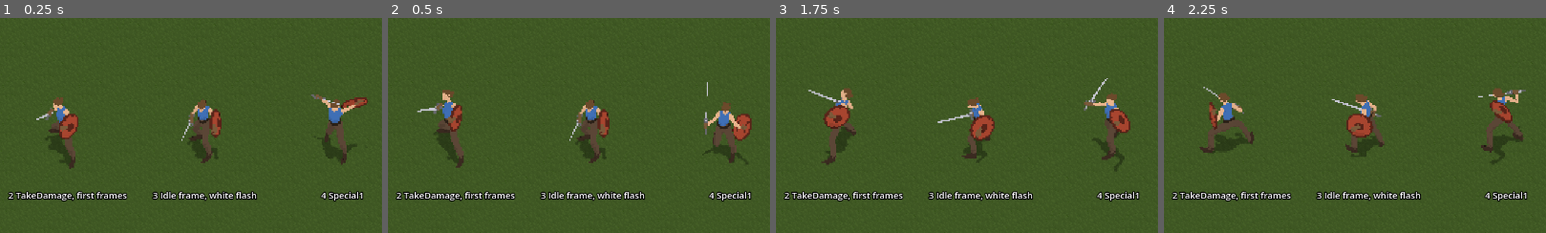
Above: before the commit, frames 1-4 (left to right).
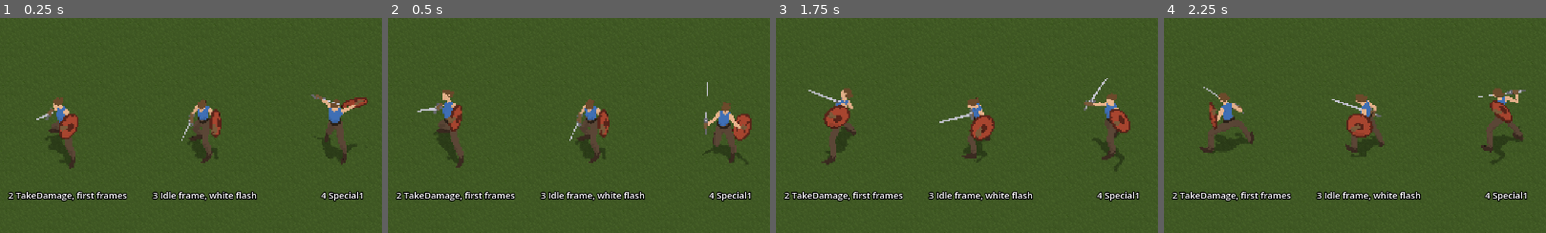
Above: after the commit, the same moments.

Repository: michael-leblanc/renown
Game: Godot game, scene res://block/block.tscn
Two runs of this game, one before a commit and one after it. Both use one fixed random seed, a clock stepped at 60 frames per second and the inputs below. The project has no main scene, so this scene is started directly.
Inputs (mouse positions are % of the whole screen's width and height, from its top left):
- Up to frame 1 (0.25 s): no input
- Up to frame 2 (0.5 s): no input
- Up to frame 3 (1.75 s): tap Enter at 0.5 s; move the mouse to (72, 45) at 0.52 s; hold Right 0.53-1.28 s; tap M at 0.6 s; click (72, 45) at 0.67 s; tap Space at 0.77, 1.52 s; move the mouse to (30, 55) at 1.27 s; hold Down from 1.28 s (still down); tap 1 at 1.35 s
- Up to frame 4 (2.25 s): tap Space at 2 s; move the mouse to (60, 28) at 2.02 s; release Down at 2.03 s; hold Right from 2.03 s (still down); tap 2 at 2.1 s
The pictures show only the part of the screen within x 23-73%, y 24-74%; the shares and areas given below are measured in that part.

Frame 1 is identical in both runs. In frame 2, 0.1% of the frame differs, in the area x 47-58%, y 37-64%; in frame 3, less than 0.1%; in frame 4, nothing differs.

Commit message:
PRO-004: Review fixes: reusable block_player helper, check.gd watchdog
Co-Authored-By: Claude Sonnet 5.5 <noreply@anthropic.com>

Diff:
--- /dev/null
+++ b/prototype/block/block_player.gd
@@ -0,0 +1,164 @@
+extends Node
+## Plays one block candidate on any stacked character (character/character.gd):
+## the animation or the frozen frame with a white flash, and its sound. One helper
+## for the block scene and for the fight (PRO-006: call it on a miss). Throwaway
+## test game (D201).
+##
+##   const BlockPlayer := preload("res://block/block_player.gd")
+##   BlockPlayer.play_candidate(character, 2)     # index 0 to 4 = candidates 1 to 5
+##
+## It makes a child node on the character the first time. Afterwards the character
+## is never left frozen or flashing: an animation candidate plays once and holds its
+## last frame (character.gd's play() does not clear `frozen`, so it is cleared here
+## first); the flash candidate holds one Idle frame for flash_hold_seconds with the
+## flash on for flash_seconds, then unfreezes. All numbers are in block_data.json.
+
+const DATA_PATH := "res://block/block_data.json"
+const NODE_NAME := "BlockPlayer"
+const FLASH_SHADER := """
+shader_type canvas_item;
+uniform float flash : hint_range(0.0, 1.0) = 0.0;
+uniform vec4 flash_colour : source_color = vec4(1.0);
+void fragment() {
+	// COLOR is the texture times the part's tint here; keep its alpha.
+	COLOR.rgb = mix(COLOR.rgb, flash_colour.rgb, flash);
+}
+"""
+
+## Emitted each time a candidate starts (its sound plays with it).
+signal started(index: int)
+
+var data: Dictionary
+var character: Node2D
+var material: ShaderMaterial     # on every part of the character except its shadow
+var player := AudioStreamPlayer.new()
+var index := -1                  # the candidate playing or last played
+var sounds := 0                  # how many times a sound was started
+var flash_on := false
+var holding := false             # true while a flash candidate holds its frozen frame
+
+var _t := 0.0
+var _streams := {}               # candidate index -> AudioStreamWAV
+
+
+## The helper of this character: made on the first call. `block_data` is used only
+## then (leave it empty to read block_data.json).
+static func for_character(c: Node2D, block_data: Dictionary = {}) -> Node:
+	var found := c.get_node_or_null(NODE_NAME)
+	if found != null:
+		return found
+	var h: Node = new()
+	h.name = NODE_NAME
+	h.data = block_data if not block_data.is_empty() else load_data()
+	c.add_child(h)
+	h.attach(c)
+	return h
+
+
+## Play candidate `index` (0 to 4) on `c` now. Returns the helper.
+static func play_candidate(c: Node2D, candidate_index: int, block_data: Dictionary = {}) -> Node:
+	var h := for_character(c, block_data)
+	h.play(candidate_index)
+	return h
+
+
+static func load_data() -> Dictionary:
+	var parsed = JSON.parse_string(FileAccess.get_file_as_string(DATA_PATH))
+	assert(parsed is Dictionary, DATA_PATH + " did not parse")
+	return parsed
+
+
+func attach(c: Node2D) -> void:
+	character = c
+	var shader := Shader.new()
+	shader.code = FLASH_SHADER
+	material = ShaderMaterial.new()
+	material.shader = shader
+	material.set_shader_parameter("flash_colour", Color.html(data["flash_colour"]))
+	material.set_shader_parameter("flash", 0.0)
+	for part in c._sprites:
+		if part != "Shadow":
+			c._sprites[part].material = material
+	add_child(player)
+
+
+func play(candidate_index: int) -> void:
+	var spec: Dictionary = data["candidates"][candidate_index]
+	index = candidate_index
+	_t = 0.0
+	character.frozen = false          # play() does not clear it
+	_set_flash(false)
+	holding = false
+	if spec["mode"] == "flash":
+		character.play(spec["anim"])
+		character.frozen = true
+		character.set_frame(int(spec["frame"]))
+		holding = true
+		_set_flash(true)
+	else:
+		character.play(spec["anim"], false, int(spec["from"]), int(spec["to"]))
+	player.stream = _sound(candidate_index, spec)
+	player.play()
+	sounds += 1
+	started.emit(candidate_index)
+
+
+## Seconds one play of this candidate lasts (the animation, or the flash hold).
+func length_of(candidate_index: int) -> float:
+	var spec: Dictionary = data["candidates"][candidate_index]
+	if spec["mode"] == "flash":
+		return float(data["flash_hold_seconds"])
+	var frames := int(spec["to"]) - int(spec["from"]) + 1
+	return frames / character.fps_of(spec["anim"])
+
+
+func _process(delta: float) -> void:
+	_t += delta
+	if flash_on and _t >= float(data["flash_seconds"]):
+		_set_flash(false)
+	if holding and _t >= float(data["flash_hold_seconds"]):
+		holding = false
+		character.frozen = false
+
+
+func _set_flash(on: bool) -> void:
+	flash_on = on
+	material.set_shader_parameter("flash", 1.0 if on else 0.0)
+
+
+func _sound(i: int, spec: Dictionary) -> AudioStreamWAV:
+	if not _streams.has(i):
+		_streams[i] = make_sound(spec["sound"], int(data["sound"]["mix_rate"]), i)
+	return _streams[i]
+
+
+## A short sound made in code (no file is bought or shipped, D163): thud, clank or whoosh.
+## The seed is the candidate index, so the same candidate always sounds the same.
+static func make_sound(spec: Dictionary, mix_rate: int, seed_value: int) -> AudioStreamWAV:
+	var n := int(float(spec["seconds"]) * mix_rate)
+	var rng := RandomNumberGenerator.new()
+	rng.seed = seed_value + 1
+	var hz: float = spec["hz"]
+	var vol: float = spec["volume"]
+	var bytes := PackedByteArray()
+	bytes.resize(n * 2)
+	var lowpass := 0.0
+	for k in n:
+		var t := float(k) / mix_rate
+		var u := float(k) / maxf(1.0, n - 1.0)    # 0 to 1 over the sound
+		var v := 0.0
+		match spec["kind"]:
+			"thud":   # a sine that falls in pitch and dies away
+				v = sin(TAU * hz * (1.0 - 0.5 * u) * t) * exp(-5.0 * u)
+			"clank":  # metal: a few unrelated tones that die away
+				v = (sin(TAU * hz * t) + 0.6 * sin(TAU * hz * 2.76 * t) + 0.4 * sin(TAU * hz * 5.4 * t)) / 2.0 * exp(-7.0 * u)
+			"whoosh": # noise through a one-pole low-pass, swelling then fading
+				lowpass += (rng.randf_range(-1.0, 1.0) - lowpass) * clampf(hz / mix_rate * 6.0, 0.01, 1.0)
+				v = lowpass * 3.0 * sin(PI * u)
+		bytes.encode_s16(k * 2, int(clampf(v * vol, -1.0, 1.0) * 32767.0))
+	var wav := AudioStreamWAV.new()
+	wav.format = AudioStreamWAV.FORMAT_16_BITS
+	wav.mix_rate = mix_rate
+	wav.stereo = false
+	wav.data = bytes
+	return wav
--- a/prototype/block/block_scene.gd
+++ b/prototype/block/block_scene.gd
@@ -14,16 +14,7 @@
 const DATA_PATH := "res://block/block_data.json"
 const CHAR_DATA_PATH := "res://character/character_data.json"
 const CharacterScript := preload("res://character/character.gd")
-const FLASH_SHADER := """
-shader_type canvas_item;
-uniform float flash : hint_range(0.0, 1.0) = 0.0;
-uniform vec4 flash_colour : source_color = vec4(1.0);
-void fragment() {
-	// COLOR is the texture times the part's tint here; keep its alpha.
-	COLOR.rgb = mix(COLOR.rgb, flash_colour.rgb, flash);
-}
-"""
-
+const BlockPlayer := preload("res://block/block_player.gd")
 ## Emitted each time a candidate starts its loop and its sound plays.
 signal candidate_started(index: int)
 
@@ -37,7 +28,6 @@
 
 var _world := Node2D.new()
 var _hud := Label.new()
-var _flash_material := ShaderMaterial.new()   # template; each character gets its own copy
 
 
 func _ready() -> void:
@@ -52,10 +42,6 @@
 	_world.y_sort_enabled = true
 	add_child(_world)
 	_build_ground()
-	var shader := Shader.new()
-	shader.code = FLASH_SHADER
-	_flash_material.shader = shader
-	_flash_material.set_shader_parameter("flash_colour", Color.html(data["flash_colour"]))
 	if grid_mode:
 		_build_grid()
 	else:
@@ -112,11 +98,6 @@
 	_world.add_child(c)
 	c.setup("human", char_data)
 	c.set_direction(dir)
-	# One material for all the parts of this character, so it flashes as one.
-	var mat := _flash_material.duplicate() as ShaderMaterial
-	for part in c._sprites:
-		if part != "Shadow":
-			c._sprites[part].material = mat
 	var label: Label = null
 	if with_label:
 		label = Label.new()
@@ -128,13 +109,9 @@
 		label.custom_minimum_size = Vector2(data["label_width"], 0)
 		label.position = label_pos if not grid_mode else Vector2(pos.x - 60.0, pos.y + 8.0)
 		add_child(label)
-	var player := AudioStreamPlayer.new()
-	player.stream = make_sound(spec["sound"], int(data["sound"]["mix_rate"]), i)
-	add_child(player)
 	var state := {
-		"char": c, "label": label, "player": player, "spec": spec, "index": i,
-		"t": 0.0, "length": 0.0, "cycles": 0, "sounds": 0,
-		"flash_on": false, "material": mat,
+		"char": c, "label": label, "spec": spec, "index": i,
+		"t": 0.0, "length": 0.0, "cycles": 0, "helper": BlockPlayer.for_character(c, data),
 	}
 	state["length"] = _cycle_length(state)
 	cands.append(state)
@@ -142,44 +119,19 @@
 
 
 func _cycle_length(state: Dictionary) -> float:
-	var spec: Dictionary = state["spec"]
-	if spec["mode"] == "flash":
-		return float(data["flash_hold_seconds"]) + float(data["gap_seconds"])
-	var c: Node2D = state["char"]
-	var frames := int(spec["to"]) - int(spec["from"]) + 1
-	return frames / c.fps_of(spec["anim"]) + float(data["gap_seconds"])
+	return state["helper"].length_of(state["index"]) + float(data["gap_seconds"])
 
 
 func _start_cycle(state: Dictionary) -> void:
-	var spec: Dictionary = state["spec"]
-	var c: Node2D = state["char"]
 	state["t"] = 0.0
 	state["cycles"] += 1
-	if spec["mode"] == "flash":
-		c.play(spec["anim"])
-		c.frozen = true
-		c.set_frame(int(spec["frame"]))
-		_set_flash(state, true)
-	else:
-		c.frozen = false
-		c.play(spec["anim"], false, int(spec["from"]), int(spec["to"]))
-	var p: AudioStreamPlayer = state["player"]
-	p.play()
-	state["sounds"] += 1
+	BlockPlayer.play_candidate(state["char"], state["index"], data)   # what PRO-006 calls on a miss
 	candidate_started.emit(state["index"])
-
-
-func _set_flash(state: Dictionary, on: bool) -> void:
-	state["flash_on"] = on
-	var m: ShaderMaterial = state["material"]
-	m.set_shader_parameter("flash", 1.0 if on else 0.0)
 
 
 func _process(delta: float) -> void:
 	for state in cands:
 		state["t"] += delta
-		if state["spec"]["mode"] == "flash" and state["flash_on"] and state["t"] >= float(data["flash_seconds"]):
-			_set_flash(state, false)
 		if state["t"] >= state["length"]:
 			_start_cycle(state)
 	_update_hud()
@@ -219,38 +171,6 @@
 	_hud.text = t
 
 
-## A short sound made in code (no file is bought or shipped, D163): thud, clank or whoosh.
-## The seed is the candidate index, so the same candidate always sounds the same.
-static func make_sound(spec: Dictionary, mix_rate: int, seed_value: int) -> AudioStreamWAV:
-	var n := int(float(spec["seconds"]) * mix_rate)
-	var rng := RandomNumberGenerator.new()
-	rng.seed = seed_value + 1
-	var hz: float = spec["hz"]
-	var vol: float = spec["volume"]
-	var bytes := PackedByteArray()
-	bytes.resize(n * 2)
-	var lowpass := 0.0
-	for k in n:
-		var t := float(k) / mix_rate
-		var u := float(k) / maxf(1.0, n - 1.0)    # 0 to 1 over the sound
-		var v := 0.0
-		match spec["kind"]:
-			"thud":   # a sine that falls in pitch and dies away
-				v = sin(TAU * hz * (1.0 - 0.5 * u) * t) * exp(-5.0 * u)
-			"clank":  # metal: a few unrelated tones that die away
-				v = (sin(TAU * hz * t) + 0.6 * sin(TAU * hz * 2.76 * t) + 0.4 * sin(TAU * hz * 5.4 * t)) / 2.0 * exp(-7.0 * u)
-			"whoosh": # noise through a one-pole low-pass, swelling then fading
-				lowpass += (rng.randf_range(-1.0, 1.0) - lowpass) * clampf(hz / mix_rate * 6.0, 0.01, 1.0)
-				v = lowpass * 3.0 * sin(PI * u)
-		bytes.encode_s16(k * 2, int(clampf(v * vol, -1.0, 1.0) * 32767.0))
-	var wav := AudioStreamWAV.new()
-	wav.format = AudioStreamWAV.FORMAT_16_BITS
-	wav.mix_rate = mix_rate
-	wav.stereo = false
-	wav.data = bytes
-	return wav
-
-
 func _build_ground() -> void:
 	var tex: Texture2D = load(char_data["ground_tile"])
 	var centre: Array = char_data["ground_tile_centre"]
--- a/prototype/block/check.gd
+++ b/prototype/block/check.gd
@@ -10,13 +10,26 @@
 var seen_ranges := {}      # candidate index -> highest last frame played
 
 
+const WATCHDOG_SECONDS := 25.0   # the whole check takes about 12 s
+
+
 func _init() -> void:
+	# Never hang: a script error inside this coroutine ends only the coroutine, so
+	# this timer is what stops a broken run.
+	create_timer(WATCHDOG_SECONDS).timeout.connect(func():
+		print("FAIL  timeout: the check did not finish in %.0f s" % WATCHDOG_SECONDS)
+		print("check: FAIL")
+		quit(1))
 	var packed = load("res://block/block.tscn")
 	check("the block scene loads", packed != null)
 	if packed == null:
 		_finish()
 		return
 	scene = packed.instantiate()
+	check("the scene has its script (cands)", scene.get_script() != null and "cands" in scene)
+	if failures > 0:
+		_finish()
+		return
 	root.add_child(scene)
 	await process_frame
 	var cands: Array = scene.cands
@@ -57,7 +70,7 @@
 				seen_ranges[i] = 0
 			seen_anims[i][c.anim] = true
 			seen_ranges[i] = maxi(seen_ranges[i], c.frame)
-			var m: ShaderMaterial = s["material"]
+			var m: ShaderMaterial = s["helper"].material
 			var f = m.get_shader_parameter("flash")
 			if f != null and float(f) > 0.5:
 				seen_flash[i] = true
@@ -68,11 +81,6 @@
 	check("candidate 2 plays only the first frames of TakeDamage (up to frame %d of 14)" % seen_ranges[1], seen_ranges[1] <= 6 and seen_ranges[1] >= 3)
 	check("candidate 3 shows a white flash", seen_flash.has(2))
 	check("only candidate 3 flashes", seen_flash.size() == 1)
-	var frozen: bool = cands[2]["char"].frozen
-	var frame_a: int = cands[2]["char"].frame
-	await process_frame
-	await process_frame
-	check("candidate 3 holds one Idle frame, not moving (frame %d)" % frame_a, frozen and cands[2]["char"].frame == frame_a and not cands[0]["char"].frozen)
 	check("each candidate went round again (looped): %s" % str(cands.map(func(s): return s["cycles"])), cands.all(func(s): return s["cycles"] >= 2))
 
 	# 2. Right x8: all five turn together through all 8 directions.
@@ -94,7 +102,7 @@
 	# 3. A short sound with every candidate.
 	for s in cands:
 		var i: int = s["index"]
-		var p: AudioStreamPlayer = s["player"]
+		var p: AudioStreamPlayer = s["helper"].player
 		var wav := p.stream as AudioStreamWAV
 		var loud := false
 		if wav != null:
@@ -102,15 +110,46 @@
 				if absi(wav.data.decode_s16(k)) > 1000:
 					loud = true
 					break
-		check("candidate %d has a sound of %.2f s that is not silent, played %d times" % [i + 1, wav.get_length() if wav else 0.0, s["sounds"]],
-			wav != null and wav.get_length() > 0.05 and wav.get_length() < 1.0 and loud and s["sounds"] >= 2)
+		check("candidate %d has a sound of %.2f s that is not silent, started %d times" % [i + 1, wav.get_length() if wav else 0.0, s["helper"].sounds],
+			wav != null and wav.get_length() > 0.05 and wav.get_length() < 1.0 and loud and s["helper"].sounds >= 2)
 	var started := [0, 0, 0, 0, 0]
 	scene.candidate_started.connect(func(i): started[i] += 1)
 	for k in 5:
 		_press(KEY_1 + k)
 	check("keys 1 to 5 each replay their candidate and its sound: %s" % str(started), started == [1, 1, 1, 1, 1])
 
+
+	await _check_helper()
 	_finish()
+
+
+## The reusable helper (PRO-006 calls it on a miss): plays a candidate on any
+## character node and leaves it un-frozen and un-flashed.
+func _check_helper() -> void:
+	var BlockPlayer = load("res://block/block_player.gd")
+	var Character = load("res://character/character.gd")
+	var d: Dictionary = BlockPlayer.load_data()
+	var cd: Dictionary = scene.char_data.duplicate(true)
+	var c: Node2D = Character.new()
+	c.position = Vector2(50, 50)
+	scene.add_child(c)
+	c.setup("orc", cd)    # not one of the five: any character works
+	var h = BlockPlayer.play_candidate(c, 2)
+	check("helper: candidate 3 on a fresh orc plays Idle frozen on frame %d, flashing" % d["candidates"][2]["frame"],
+		c.anim == "Idle" and c.frozen and c.frame == int(d["candidates"][2]["frame"]) and h.flash_on and h.sounds == 1)
+	check("helper: its parts (not the shadow) carry the flash material", c._sprites["Head1"].material == h.material and c._sprites["Shadow"].material == null)
+	await create_timer(float(d["flash_seconds"]) + 0.15).timeout
+	check("helper: the flash goes off while the frame is still held", not h.flash_on and c.frozen)
+	await create_timer(float(d["flash_hold_seconds"]) + 0.1).timeout
+	check("helper: afterwards the character is un-frozen and un-flashed", not c.frozen and not h.flash_on and float(h.material.get_shader_parameter("flash")) == 0.0)
+	BlockPlayer.play_candidate(c, 0)
+	check("helper: candidate 1 right after the flash one is not frozen and plays CrouchIdle", not c.frozen and c.anim == "CrouchIdle" and c.get_node_or_null("BlockPlayer") == h and h.sounds == 2)
+	BlockPlayer.play_candidate(c, 2)
+	BlockPlayer.play_candidate(c, 1)
+	check("helper: an animation candidate cuts a held flash short (un-frozen, no flash)", not c.frozen and not h.flash_on and c.anim == "TakeDamage" and c.range_to == int(d["candidates"][1]["to"]))
+	var n: int = scene.cands.size()
+	check("helper: the block scene itself plays through it (%d helpers on its five)" % n, scene.cands.all(func(s): return s["helper"].get_script() == BlockPlayer))
+	c.queue_free()
 
 
 func _press(keycode: int) -> void:
